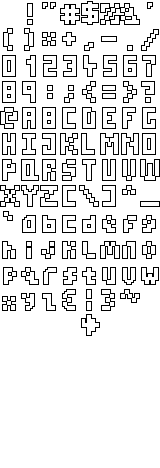
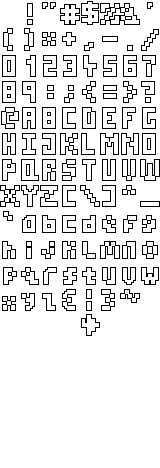
Layered file, before and after one edit (160x468). Changes by layer:
painted on "Layer" over [0, 36, 158, 259]
